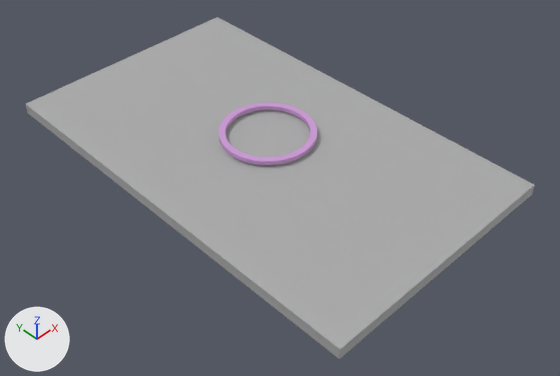
One commit to the Blender file Anneal_Free_Application/Anneal_Free_Quartz.blend: the scene before it, then after it.
Both versions are drawn from a 50 mm camera at (-6.46, -4.44, 8.2) aimed at (0.27, 2.42, -0.11). Arrows for +X, +Y and +Z are at lower left; the lights stay in place. The picture after the commit comes second.

In view in the first picture: 'Si', 'ring.001'.
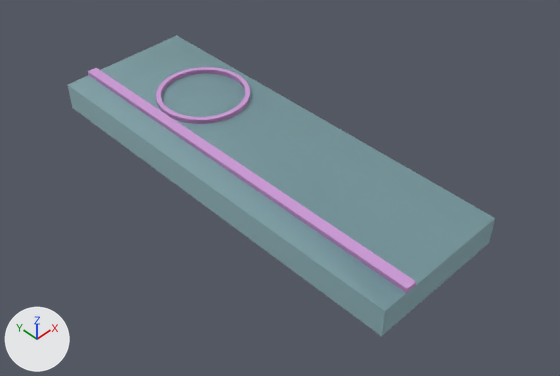
Boxes (x1, y1, x2, y2) around the edits, measured in the pictures (560 x 376 px):
'Si', recoloured, moved, rescaled (16% narrower, 12% shorter): before (25, 17, 535, 359); after (68, 35, 495, 336)
'Core', shown: after (88, 68, 416, 293)

Diff of the bpy script that builds the scene:
```diff
--- a/Anneal_Free_Application/Anneal_Free_Quartz.blend.py
+++ b/Anneal_Free_Application/Anneal_Free_Quartz.blend.py
@@ mat_cladding_001 @@
+mat_cladding_001 = bpy.data.materials.new('Cladding.001')
+# nodes: BsdfPrincipled, OutputMaterial, UVMap
+# colours: cyan #c5e8ee
@@ me_plane @@
 me_plane.from_pydata(...)  # 8 vertices, 6 faces; spans x -1.0..1.0, y -1.0..1.0, z 0.0..15.4
-me_plane.materials.append(mat_material)  # grey #bababa
+me_plane.materials.append(mat_cladding_001)
@@ ob_si @@
 ob_si = bpy.data.objects.new('Si', me_plane)
-ob_si.location = (0.36, 2.89, 0.54)
-ob_si.scale = (2.19, 3.65, -0.0127)
+ob_si.location = (0.26, 2.89, 0.54)
+ob_si.scale = (1.24, 3.65, -0.0327)
@@ ob_core @@
 ob_core = bpy.data.objects.new('Core', me_plane_002)
-ob_core.location = (0.35, -6.58, 0.78)
-ob_core.scale = (0.182, 1.7, -0.0152)
+ob_core.location = (-0.45, 2.89, 0.62)
+ob_core.scale = (0.0922, 3.65, -0.0055)
 ob_core.visible_shadow = False
-ob_core.hide_render = True
```
